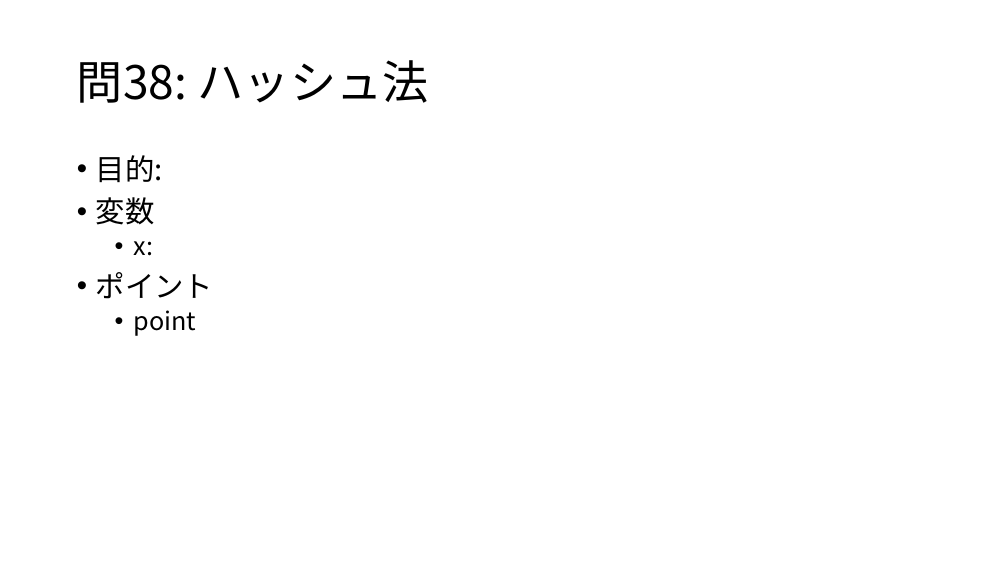
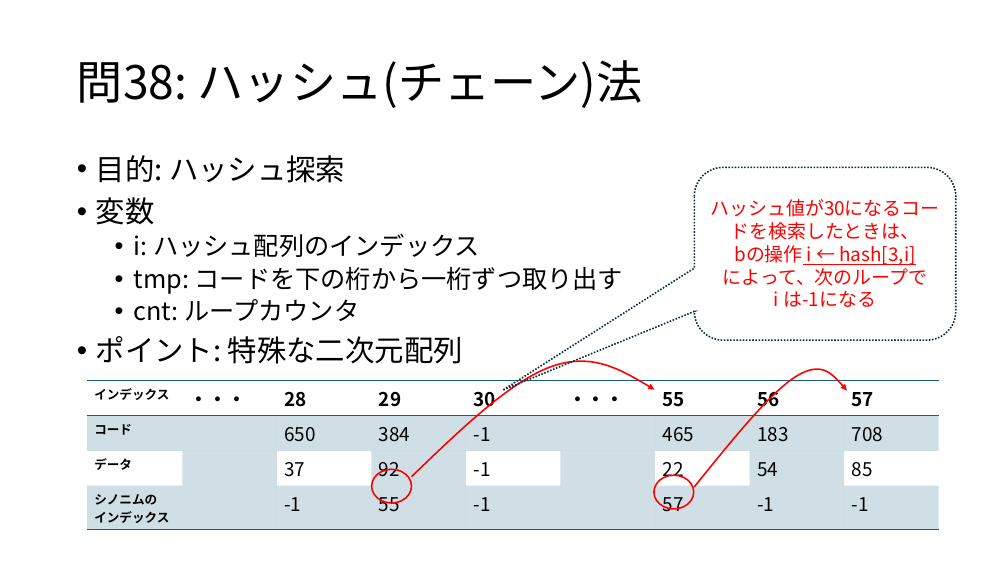
Before and after one commit to osamu377/FromZero, a slide deck: slide 4 of 問題集/問36-40.pptx. Drawn at 1008x567 pixels with LibreOffice and Linux fonts; fonts in the diff are those of the drawing. Boxes give left, top, right and bottom in pixels: in the first picture for what was removed or moved away, otherwise in the second. Text is boxed around its words. In the diff, an @@ line names an element or a change of style, - is before the commit and + after.

Commit message:
問題集の資料とシノニム対策

```diff
--- a/問題集/問36-40.pptx
+++ b/問題集/問36-40.pptx
@@ title at <box>77,60,643,108</box>: text changed @@
-問38: ハッシュ法
+問38: ハッシュ(チェーン)法
@@ text at <box>96,155,345,183</box>: text changed @@
-• 目的:
+• 目的: ハッシュ探索
@@ rounded speech box added at <box>694,167,956,340</box>, outline #092A39 1.5 pt dashed, 18 pt, text #FF0000 @@
+ハッシュ値が30になるコードを検索したときは、
+bの操作 i ← hash[3,i]
+によって、次のループで
+i は-1になる
@@ text at <box>96,233,623,364</box>: text changed @@
-  • x:
-• ポイント
-  • point
+  • i: ハッシュ配列のインデックス
+  • tmp: コードを下の桁から一桁ずつ取り出す
+  • cnt: ループカウンタ
+• ポイント: 特殊な二次元配列
@@ table added at <box>87,381,938,527</box>, 4 rows, 9 columns @@
+インデックス | ・・・ | 28 | 29 | 30 | ・・・ | 55 | 56 | 57
+コード |  | 650 | 384 | -1 |  | 465 | 183 | 708
+データ |  | 37 | 92 | -1 |  | 22 | 54 | 85
+シノニムの / インデックス |  | -1 | 55 | -1 |  | 57 | -1 | -1
@@ freeform shape added at <box>411,361,654,476</box>, outline #FF0000 1.5 pt @@
@@ freeform shape added at <box>694,370,847,487</box>, outline #FF0000 1.5 pt @@
@@ ellipse added at <box>372,470,412,504</box>, outline #FF0000 1.5 pt @@
@@ ellipse added at <box>654,476,694,510</box>, outline #FF0000 1.5 pt @@
```
Also in this commit, not shown: 4 other slides changed, 15 other files.
